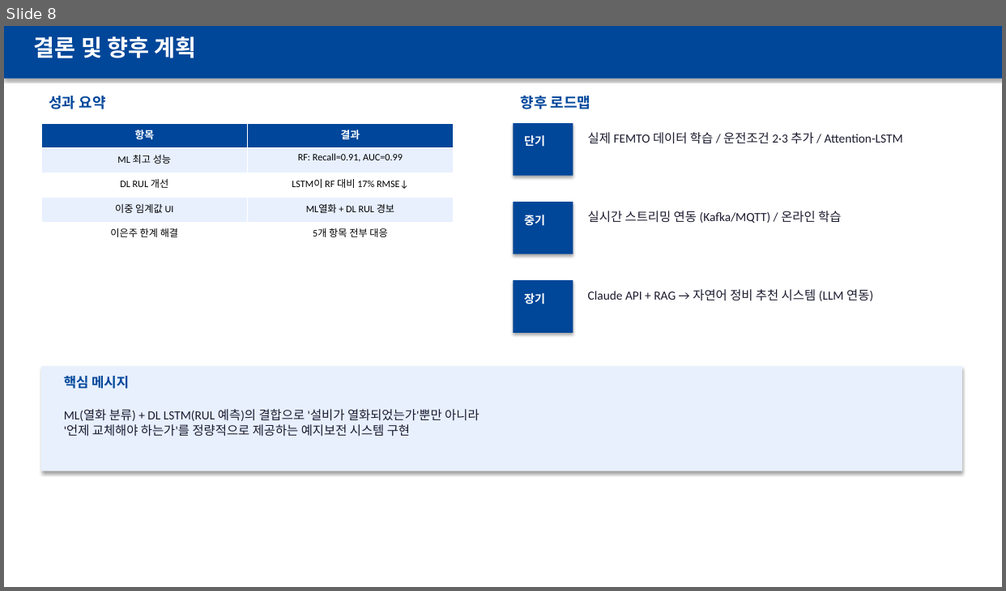
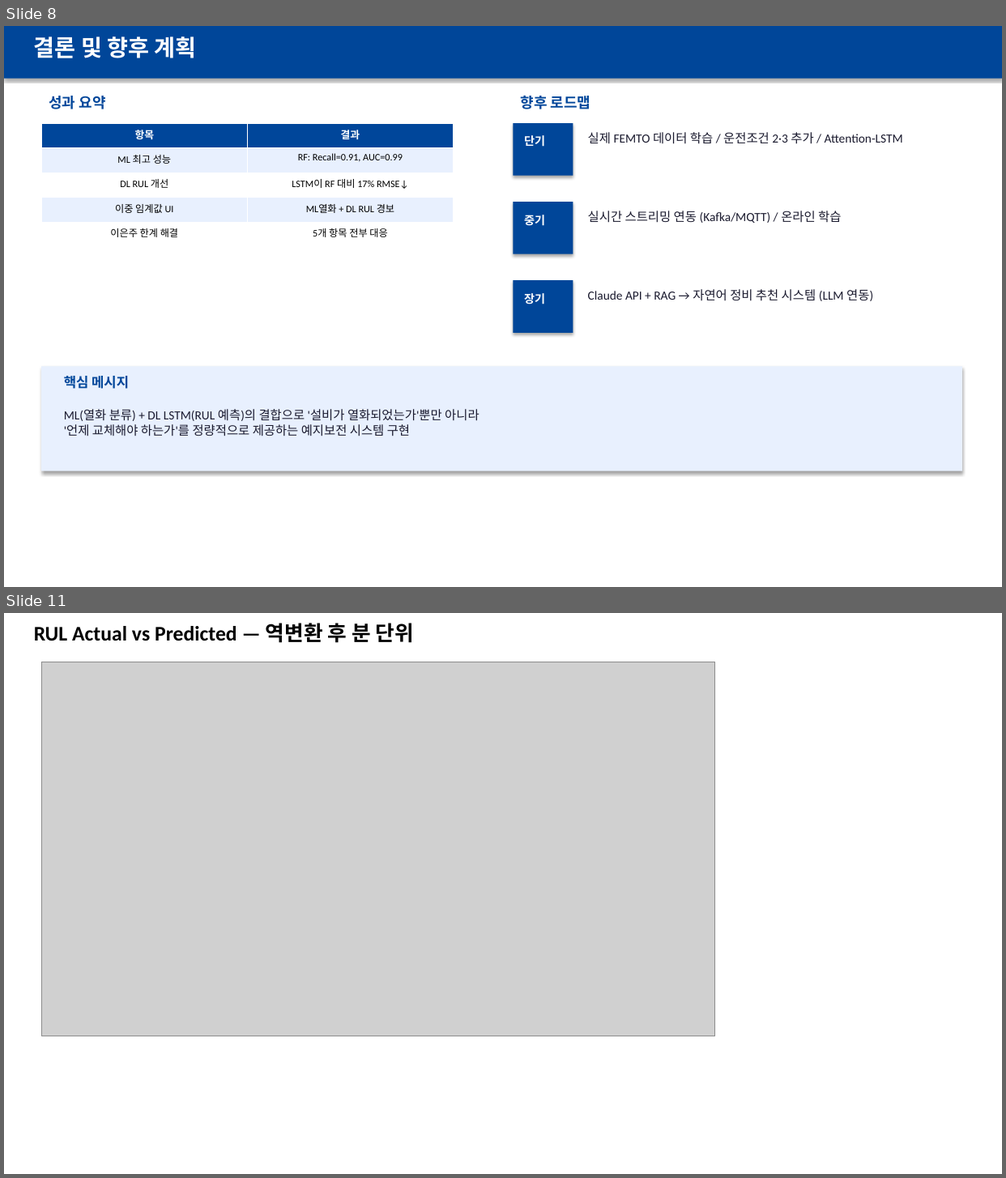
Before and after one commit to vapsnamheo-dev/AISOURCE, a slide deck: Homework/DL_FactoryAutomation/산출물/발표용_FEMTO_RUL_20260624.pptx. Shown one above the other, each under a label of ours: slide 8 before the commit, slides 8 and 11 after it; the slides between them are not shown. The pictures are 1006x591 and 1006x1178 pixels, drawn with LibreOffice and Linux fonts; fonts in the diff are those of the drawing; grey boxes stand for pictures. Boxes give left, top, right and bottom in pixels: in the first picture for what was removed or moved away, otherwise in the second. Text is boxed around its words. In the diff, an @@ line names an element or a change of style, - is before the commit and + after.

Commit message:
feat: DL 보고서 업데이트 — 필터튜닝/권장순서/Streamlit표/배치실험/PDF 추가
- 필터 수 튜닝 실험 결과 추가 (Milling 1D-CNN: 소형/기본/대형 3종 비교)
- 권장 HP 튜닝 순서 표 추가 (1순위~보완항목, 부록 A 포함)
- Streamlit 앱 기능 목록 표 추가 (ML/DL/LLM, 9개 탭/메뉴)
- 배치 크기 튜닝 실험 결과 추가 (FEMTO batch=16 → RMSE 12.5% 개선)
- PPT → PDF 변환 완료 (발표용_FEMTO_RUL_2개)
- classExample/dl.ipynb 외삽 검증 셀에 한국어 주석 추가
- preprocess_milling.py shuffle=False 수정 (stratify 제거)
- models/batch_tune_results.json, filter_tune_results.json 추가
- data/milling_{train,test,norm}.npz 추가

```diff
--- a/Homework/DL_FactoryAutomation/산출물/발표용_FEMTO_RUL_20260624.pptx
+++ b/Homework/DL_FactoryAutomation/산출물/발표용_FEMTO_RUL_20260624.pptx
@@ slide 11 added at [4,613,1002,1174], background #FFFFFF @@
@@ text added at [34,623,414,643], 20 pt, text #000000, bold @@
+RUL Actual vs Predicted — 역변환 후 분 단위
@@ picture added at [41,662,715,1036] @@
```
Also in this commit, not shown: 12 other slides added, 22 other files.
